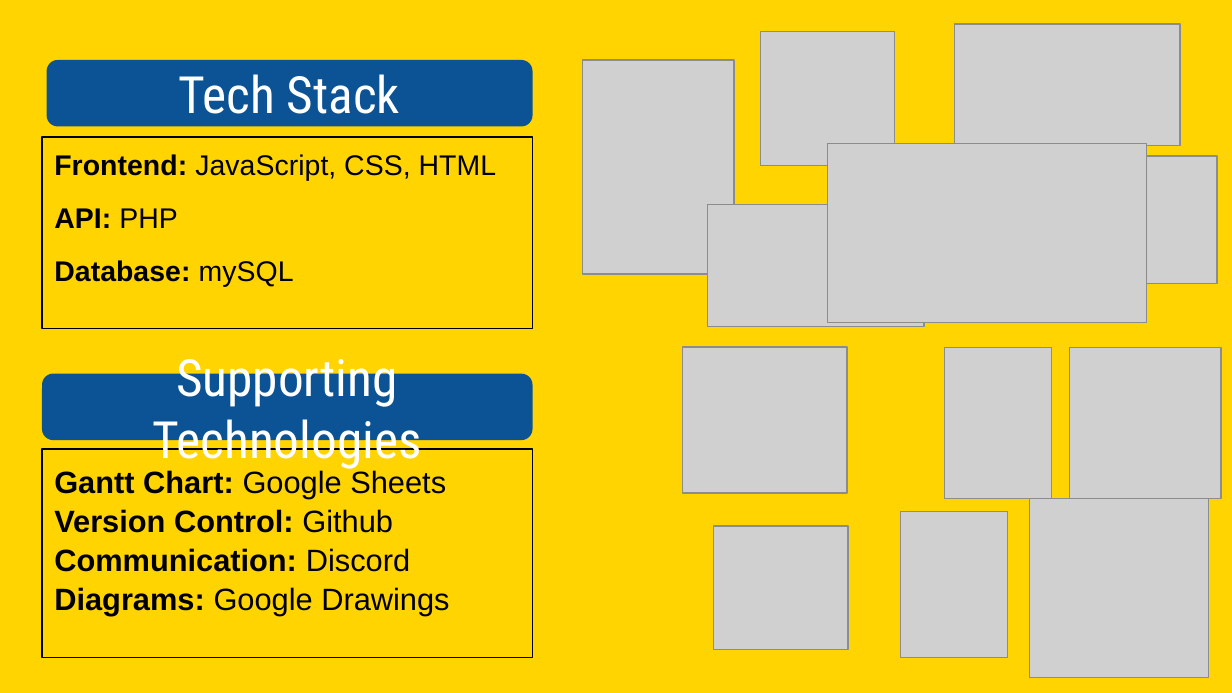
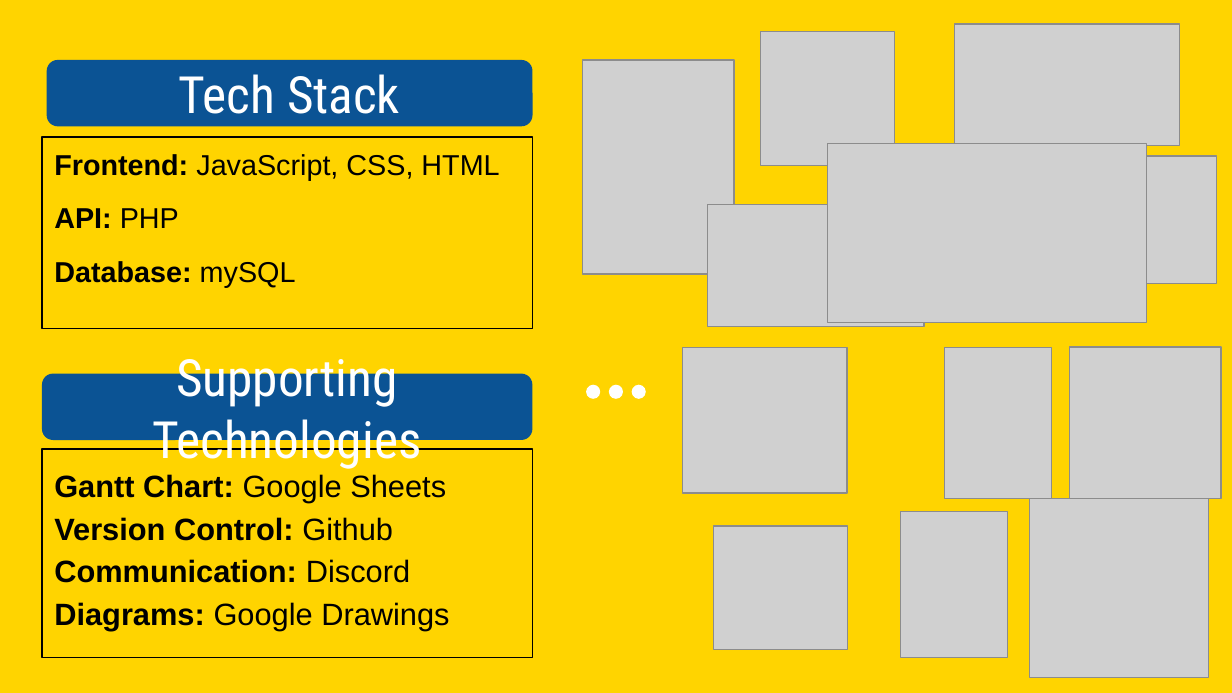
Before and after one commit to NoahAlbert/POOSD-Group8, a slide deck: slide 3 of docs/MyYellowPages.pptx. Drawn at 1232x693 pixels with LibreOffice and Linux fonts; fonts in the diff are those of the drawing; grey boxes stand for pictures. Boxes give left, top, right and bottom in pixels: in the first picture for what was removed or moved away, otherwise in the second. Text is boxed around its words. In the diff, an @@ line names an element or a change of style, - is before the commit and + after.

```diff
--- a/docs/MyYellowPages.pptx
+++ b/docs/MyYellowPages.pptx
@@ text "Frontend: JavaScript, CSS, HTML" at (42,137,532,328): size 16.6 to 16.8 pt; outline #000000 0.75 pt to #000000 0.74 pt @@
@@ ellipse added at (586,384,600,398), fill #FFFFFF @@
@@ ellipse added at (609,384,622,398), fill #FFFFFF @@
@@ ellipse added at (632,384,646,398), fill #FFFFFF @@
@@ text "Gantt Chart: Google Sheets Version ..." at (42,448,532,657): line spacing 1.05 to 1.15; outline #000000 0.75 pt to #000000 0.74 pt @@
```
Also in this commit, not shown: 9 other slides changed.
